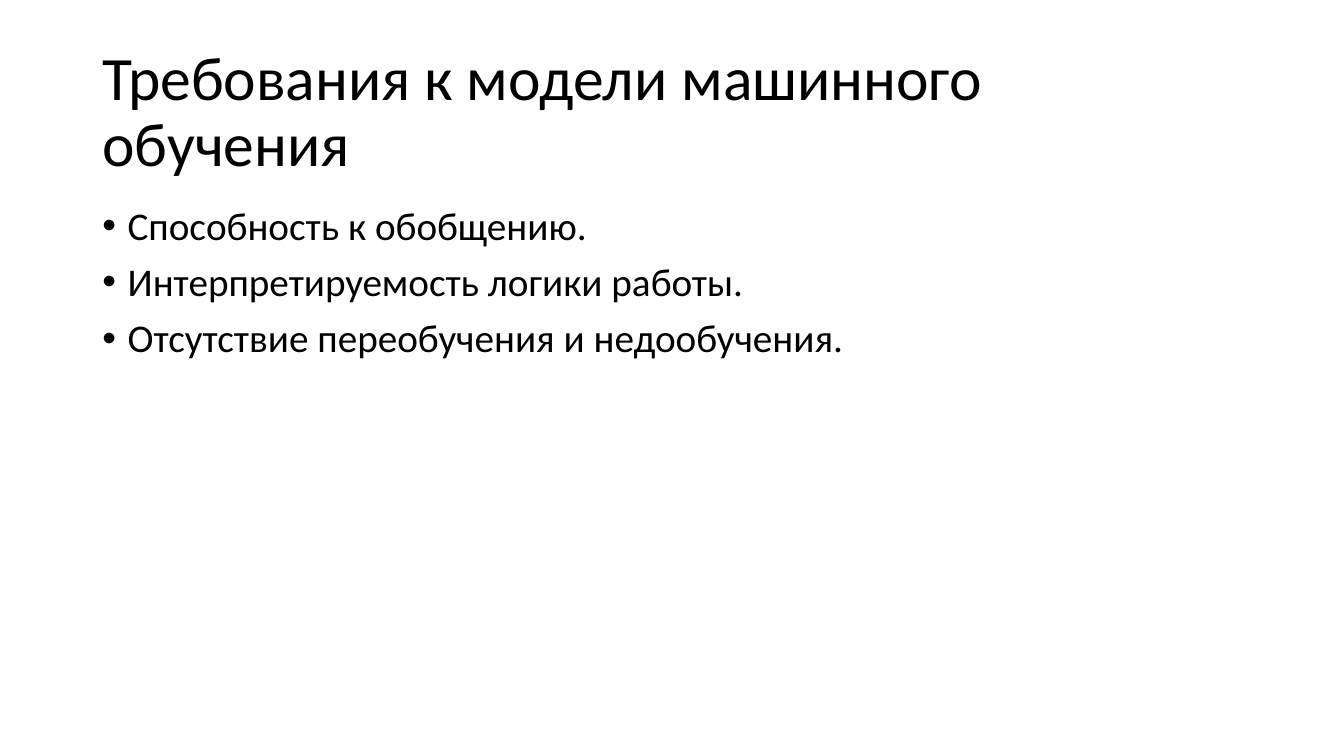
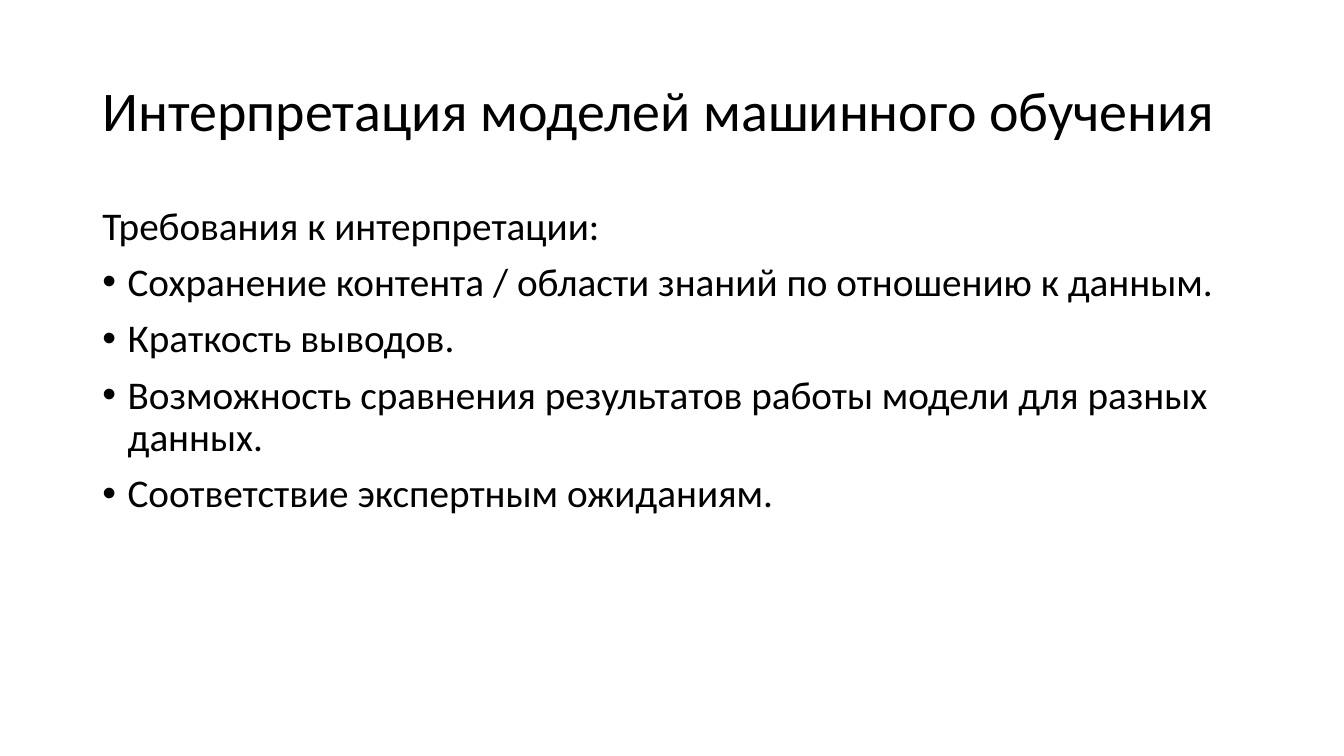
Before and after one commit to mosalov/AI_main_lectures, a slide deck: slide 34 of Лекция 1.pptx (slide 24 before the commit). Drawn at 1344x756 pixels with LibreOffice and Linux fonts; fonts in the diff are those of the drawing. Boxes give left, top, right and bottom in pixels: in the first picture for what was removed or moved away, otherwise in the second. Text is boxed around its words. In the diff, an @@ line names an element or a change of style, - is before the commit and + after.

```diff
--- a/Лекция 1.pptx
+++ b/Лекция 1.pptx
@@ title at [102, 93, 1214, 141]: text changed; size 44 to 40 pt @@
-Требования к модели машинного обучения
+Интерпретация моделей машинного обучения
@@ text at [102, 213, 1213, 514]: text changed @@
-• Способность к обобщению.
-• Интерпретируемость логики работы.
-• Отсутствие переобучения и недообучения.
+Требования к интерпретации:
+• Сохранение контента / области знаний по отношению к данным.
+• Краткость выводов.
+• Возможность сравнения результатов работы модели для разных данных.
+• Соответствие экспертным ожиданиям.
```
Also in this commit, not shown: 5 other slides changed, 10 slides added.
